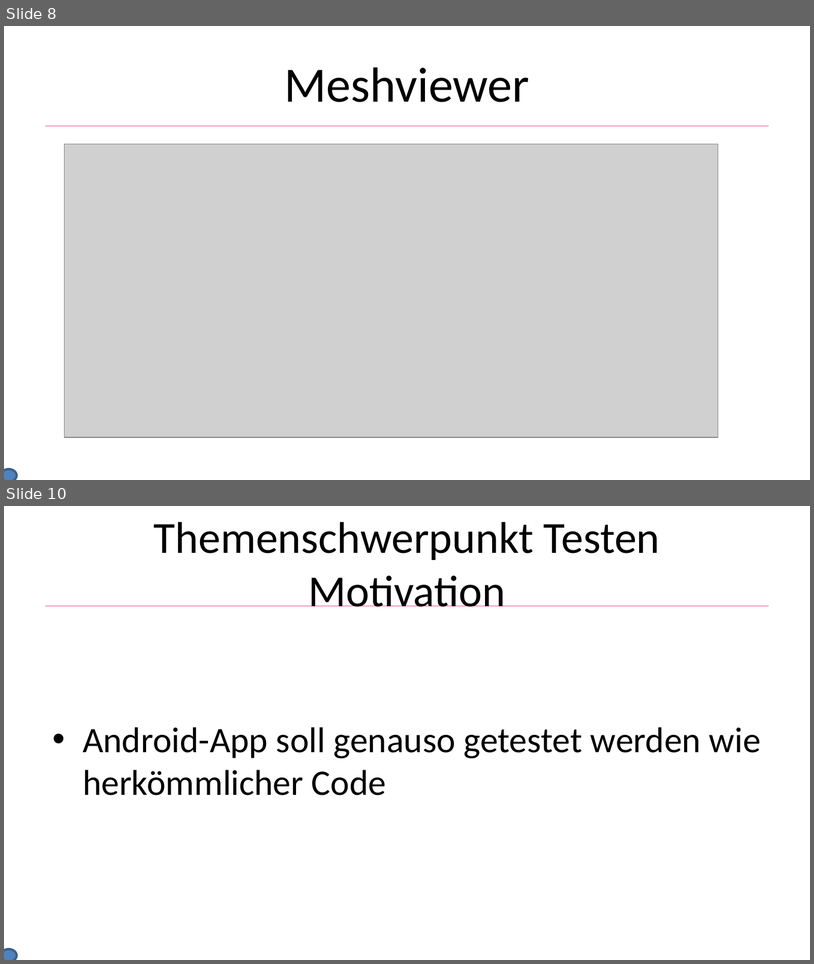
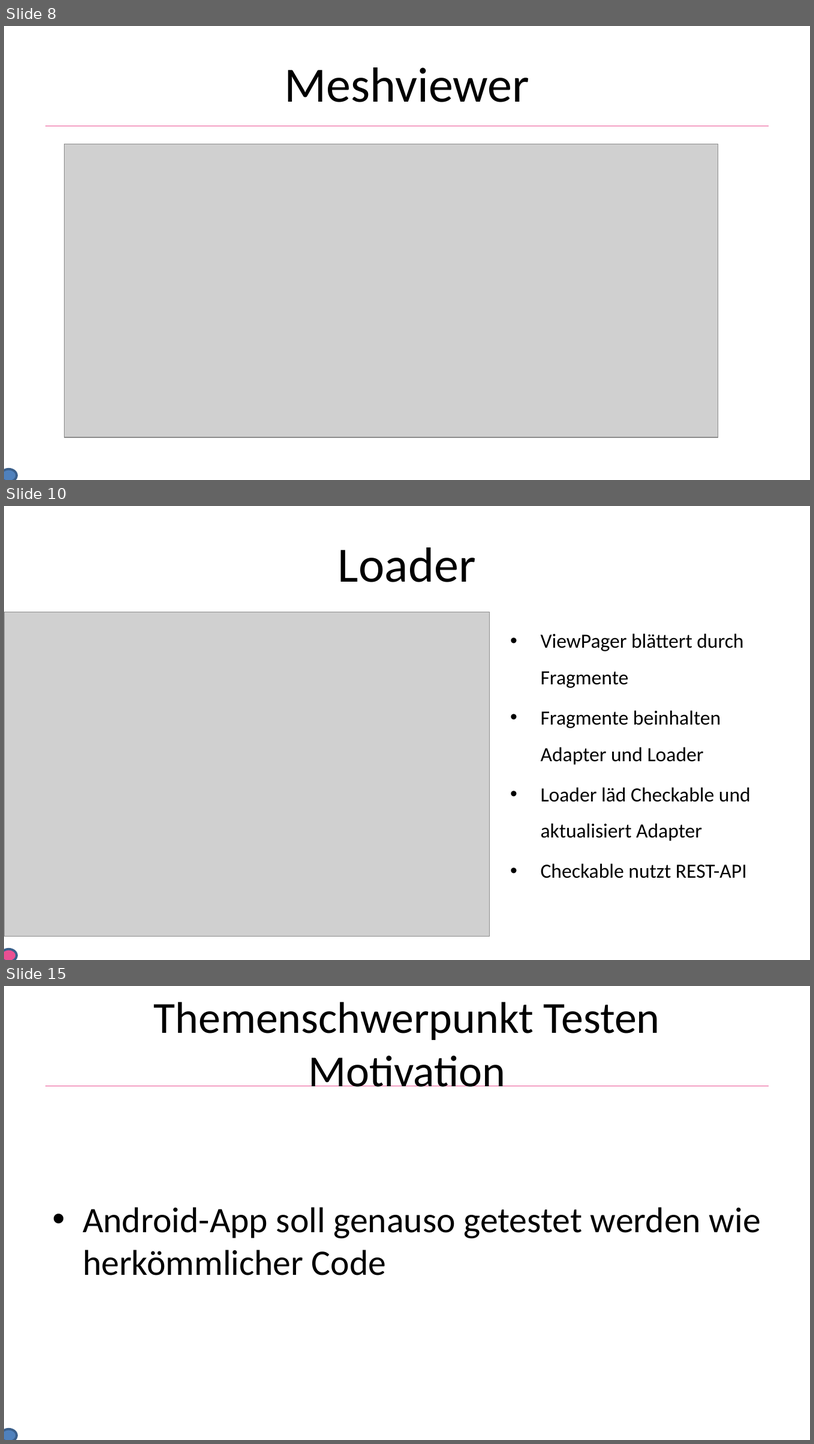
Before and after one commit to He1md4ll/MobileMeshViewer, a slide deck: docs/mobile_meshviewer_praezi.pptx. Shown one above the other, each under a label of ours: slides 8 and 10 before the commit, slides 8, 10 and 15 after it; the slides between them are not shown. The pictures are 814x964 and 814x1444 pixels, drawn with LibreOffice and Linux fonts; fonts in the diff are those of the drawing; grey boxes stand for pictures; background and template pictures are left out. Boxes give left, top, right and bottom in pixels: in the first picture for what was removed or moved away, otherwise in the second. Text is boxed around its words. In the diff, an @@ line names an element or a change of style, - is before the commit and + after.

```diff
--- a/docs/mobile_meshviewer_praezi.pptx
+++ b/docs/mobile_meshviewer_praezi.pptx
@@ slide 10 added at bbox=[4, 506, 810, 960], background #FFFFFF @@
@@ title added at bbox=[338, 547, 476, 582], 44 pt, text #000000 @@
+Loader
@@ picture added at bbox=[4, 612, 489, 936] @@
@@ text added at bbox=[541, 633, 751, 878], 18 pt, text #000000 @@
+• ViewPager blättert durch Fragmente
+• Fragmente beinhalten Adapter und Loader
+• Loader läd Checkable und aktualisiert Adapter
+• Checkable nutzt REST-API
@@ ellipse added at bbox=[4, 949, 17, 960], fill #EA5092, outline #3A5F8C 2 pt @@
@@ what was slide 10 is now slide 15 @@
```
Also in this commit, not shown: 6 slides changed, 5 other slides added, 1 slide removed.
